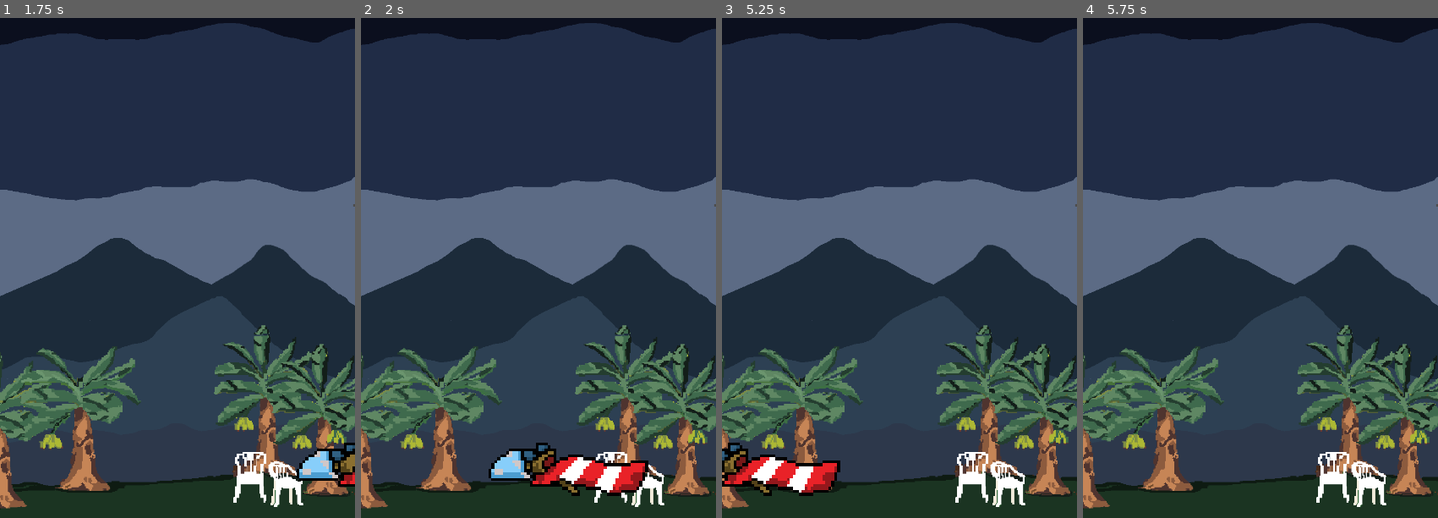
Above: before the commit, frames 1-4 (left to right).
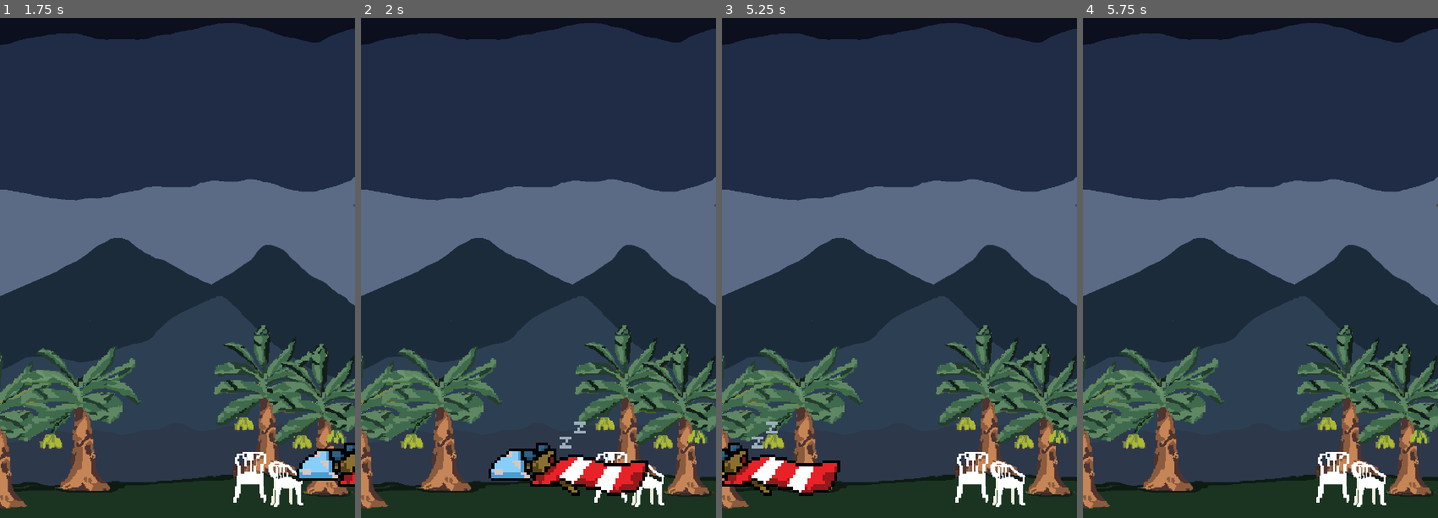
Above: after the commit, the same moments.

Repository: nathaliecstro/lags_game_jam2
Game: Godot game, scene res://SCENES/main.tscn
Same seed, same stepped clock (60 frames per second), same inputs: the game is played once before the commit and once after it.
Inputs:
- Up to frame 1 (1.75 s): hold D (move_right) 0.53-1.28 s; tap Enter at 1.25 s; hold A (move_left) from 1.28 s (still down)
- Up to frame 2 (2 s): keep holding A (move_left)
- Up to frame 3 (5.25 s): release A (move_left) at 2.03 s; hold D (move_right) 2.03-3.53 s; tap Space at 2.75, 4.25 s; tap Enter at 3.5 s; hold A (move_left) from 3.53 s (still down)
- Up to frame 4 (5.75 s): keep holding A (move_left)

Frame 1 is identical in both runs. In frame 2, 0.1% of the frame differs, in the area x 50-64%, y 80-91%; in frame 3, 0.1%; in frame 4, nothing differs.

Commit message:
update on frame progress

Diff:
--- a/updated_lags_game_jam/SCENES/sapoConcho2.tscn
+++ b/updated_lags_game_jam/SCENES/sapoConcho2.tscn
@@ -46,7 +46,7 @@
 sprite_frames = SubResource("SpriteFrames_v4lbc")
 animation = &"sapo sleeping"
 autoplay = "sapo sleeping"
-frame_progress = 0.504243
+frame_progress = 0.307956
 
 [node name="CollisionShape2D" type="CollisionShape2D" parent="."]
 position = Vector2(1, 6)
